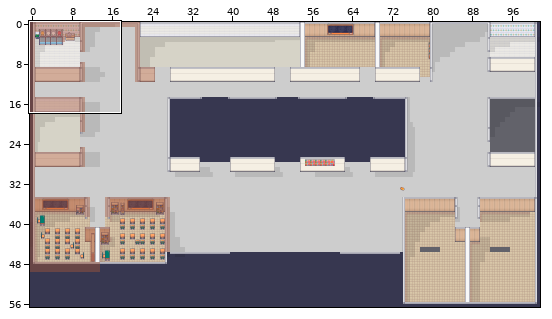
An edit to a level. Tiled map, Output/Assets/Maps/mapLvl1.tmx. The picture above shows the old version from afar; the outline marks the close-up.
Close-up. Before the commit:
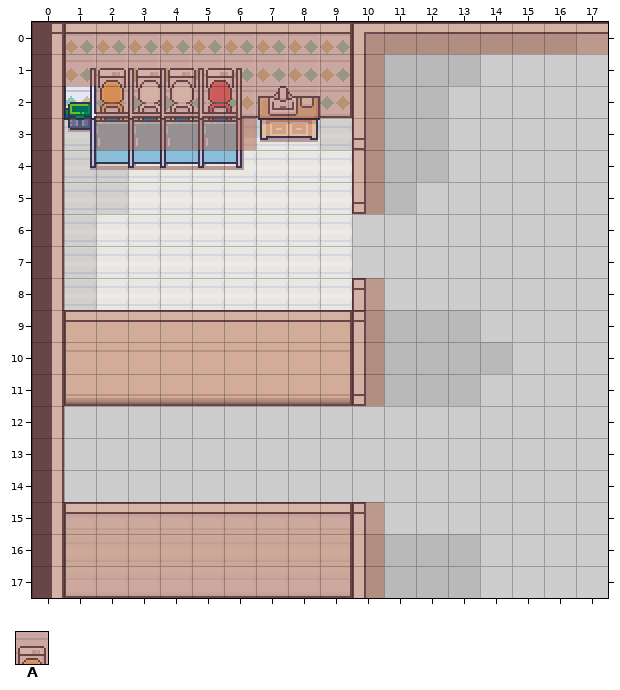
Cells are 32x32 px. Shown: x 0..17, y 0..17. The commit also changed other parts of the map, which this record leaves out. Not drawn, because the pictures are missing: unchanged layer "Capa de Imagen 1".
Key: from "Collisions": A 0.
_ is an empty cell.
Layers that did not change in this view are not listed.
Layer "collisions" before, first column x 0:
 0 AAAAAAAAAAAAAAAAAA
 1 AAAAAAAAAAA_______
 2 A_AAAAAAAAA_______
 3 A_AAAAA___A_______
 4 A_________A_______
 5 A_________A_______
 6 A_________________
 7 A_________________
 8 A_________A_______
 9 AAAAAAAAAAA_______
10 AAAAAAAAAAA_______
11 AAAAAAAAAAA_______
12 A_________________
13 A_________________
14 A_________________
15 AAAAAAAAAAA_______
16 AAAAAAAAAAA_______
17 AAAAAAAAAAA_______
Once edited:
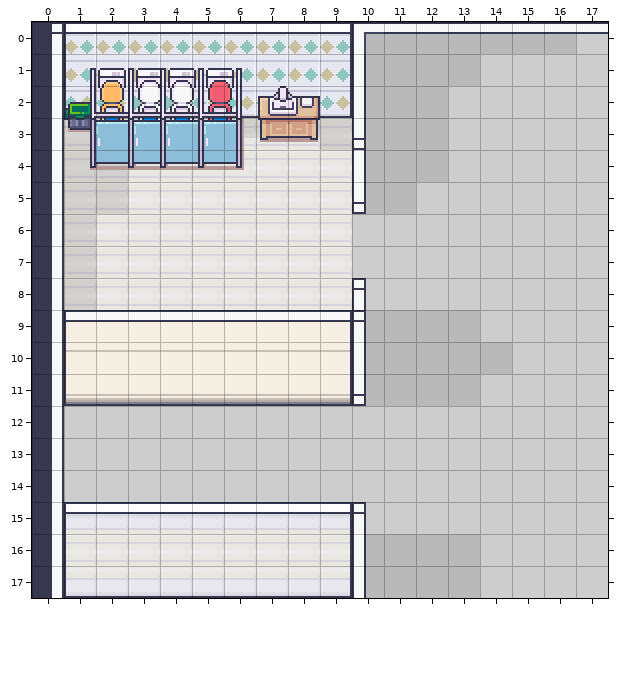
See-through tiles are keyed as they look on the map.
From old to new:
Layer "collisions" (now hidden):
y 0: x 0..17 AAAAAAAAAAAAAAAAAA -> __________________
y 1: x 0..10 AAAAAAAAAAA -> ___________
y 2: x 0 A -> _; x 2..10 AAAAAAAAA -> _________
y 3: x 0 A -> _; x 2..6 AAAAA -> _____; x 10 A -> _
y 4..5: x 0 A -> _; x 10 A -> _
y 6..7: x 0 A -> _
y 8: x 0 A -> _; x 10 A -> _
y 9..11: x 0..10 AAAAAAAAAAA -> ___________
y 12..14: x 0 A -> _
y 15..17: x 0..10 AAAAAAAAAAA -> ___________
